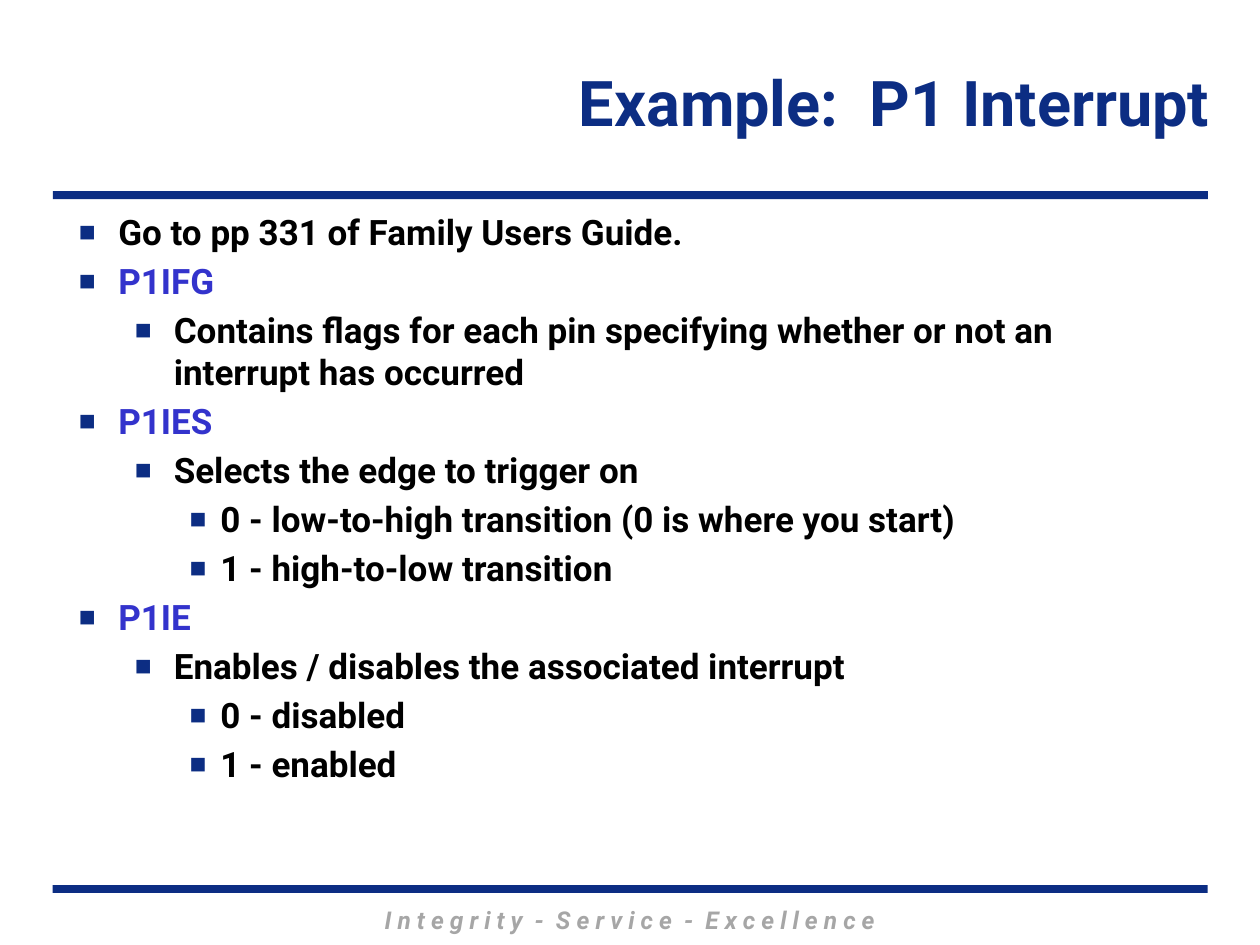
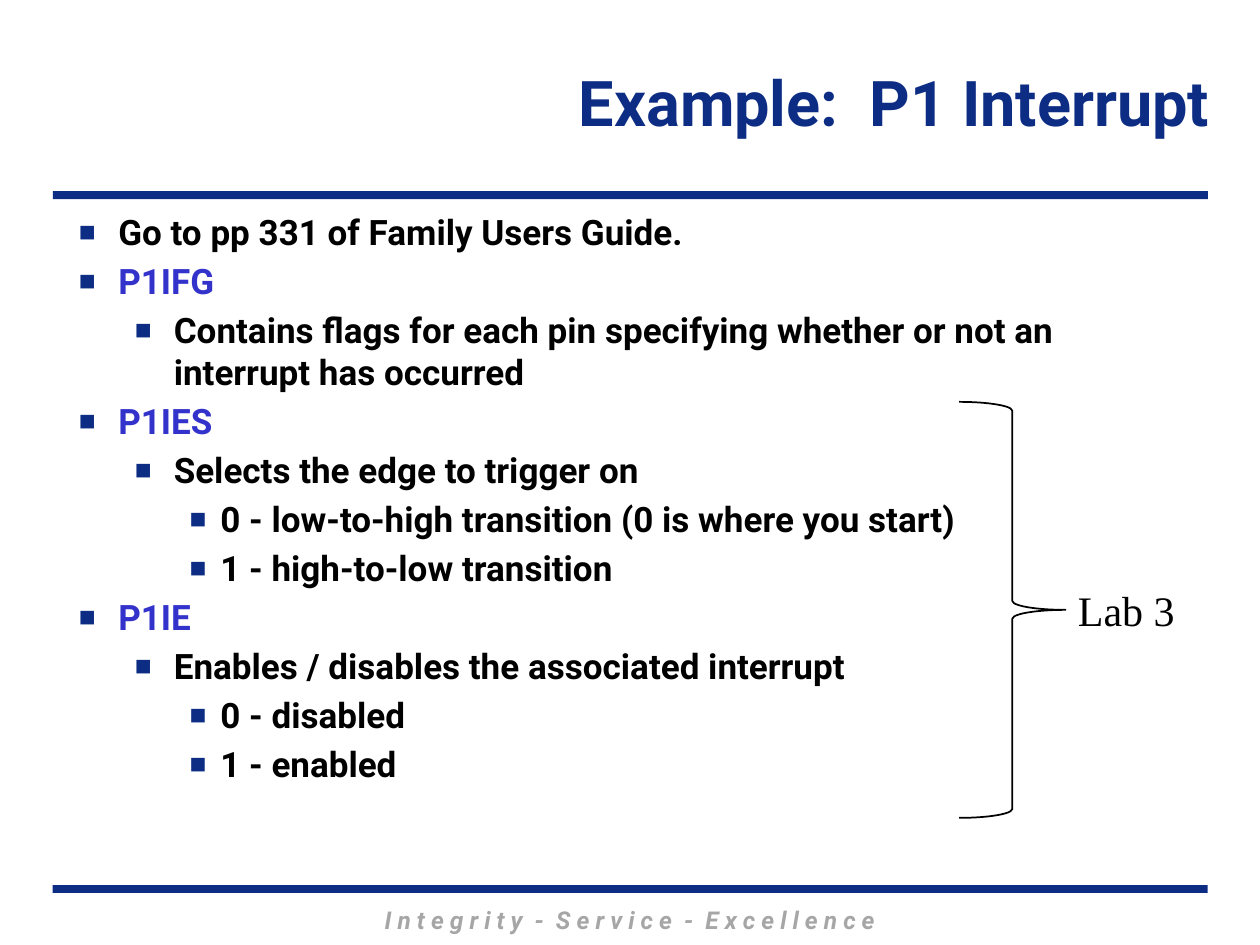
Before and after one commit to MarsUniversity/ECE382, a slide deck: slide 13 of source/lessons/lsn24-25/Lsn24-25.pptx. Drawn at 1260x945 pixels with LibreOffice and Linux fonts; fonts in the diff are those of the drawing; background and template pictures are left out. Boxes give left, top, right and bottom in pixels: in the first picture for what was removed or moved away, otherwise in the second. Text is boxed around its words. In the diff, an @@ line names an element or a change of style, - is before the commit and + after.

```diff
--- a/source/lessons/lsn24-25/Lsn24-25.pptx
+++ b/source/lessons/lsn24-25/Lsn24-25.pptx
@@ right brace added at (959, 402, 1065, 818), outline #000000 1 pt @@
@@ text added at (1078, 597, 1175, 627), 24 pt, text #000000 @@
+Lab 3
```
Also in this commit, not shown: 1 other slide changed, 1 other file.
